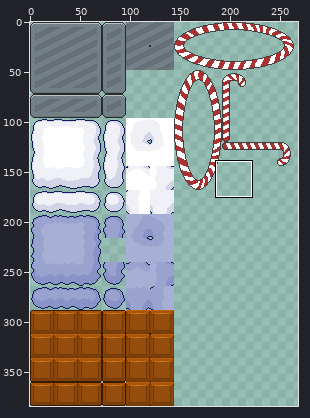
A pixel-art file gets an edit: scenes/tilemap/tilemap.aseprite. The picture above shows the old version from afar; the outline marks the close-up.
Close-up. Old version:
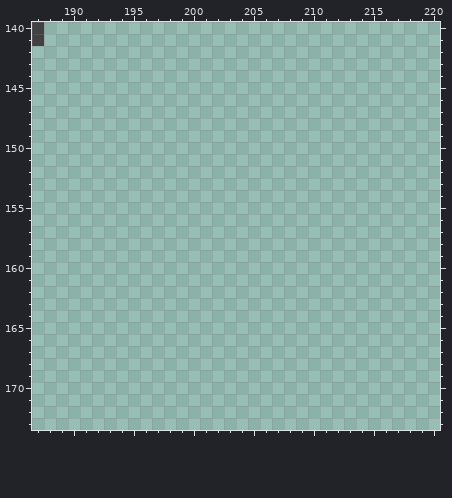
288x384 pixels, 1 frame. Colours within 5 levels of each other are drawn and written as one. Shown: x 187..220, y 140..173. The wide view leaves out empty margins.
The result:
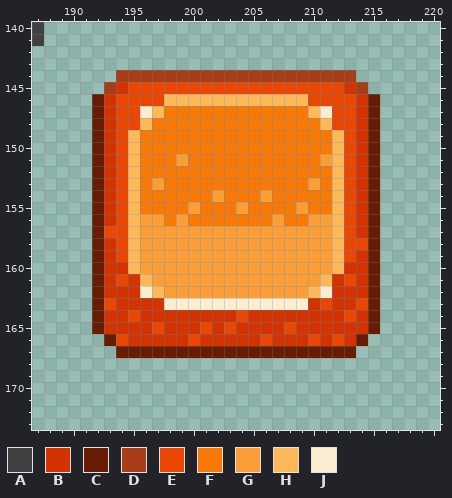
Palette (. is transparent): A #414141  B #d53201  C #681d03  D #a93d17  E #eb4702  F #f97906  G #fb9e35  H #fdb957  J #fbedcf
From old to new:
--- layer "Layer 1"
@@ x 187..220 @@
 143 ..................................
-144 ..................................
-145 ..................................
-146 ..................................
-147 ..................................
-148 ..................................
-149 ..................................
-150 ..................................
-151 ..................................
-152 ..................................
-153 ..................................
-154 ..................................
-155 ..................................
-156 ..................................
-157 ..................................
-158 ..................................
-159 ..................................
-160 ..................................
-161 ..................................
-162 ..................................
-163 ..................................
-164 ..................................
-165 ..................................
-166 ..................................
-167 ..................................
+144 .......DDDDDDDDDDDDDDDDDDDD.......
+145 ......DBEEEEEEEEEEEEEEEEEEBD......
+146 .....CBEEEEHHHHHHHHHHHHEEEEBC.....
+147 .....CBEEJHFFFFFFFFFFFFHJEEBC.....
+148 .....CBEEHFFFFFFFFFFFFFFHEEBC.....
+149 .....CBEHFFFFFFFFFFFFFFFFHEBC.....
+150 .....CBEHFFFFFFFFFFFFFFFFHEBC.....
+151 .....CBEHFFFGFFFFFFFFFFFGHEBC.....
+152 .....CBEHFFFFFFFFFFFFFFFFHEBC.....
+153 .....CBEHFGFFFFFFFFFFFFGFHEBC.....
+154 .....CBEHFFFFFFGFFFGFFFFFHEBC.....
+155 .....CBEHFFFFGFFFGFFFFGFFHEBC.....
+156 .....CBEHGGFGFFFFFFFGFFGGHEBC.....
+157 .....CEEHGGGGGGGGGGGGGGGGHEBC.....
+158 .....CBEHGGGGGGGGGGGGGGGGHEEC.....
+159 .....CBEHGGGGGGGGGGGGGGGGHEBC.....
+160 .....CBBHGGGGGGGGGGGGGGGGHBBC.....
+161 .....CBEBHGGGGGGGGGGGGGGHBEBC.....
+162 .....CBBBJHGGGGGGGGGGGGHJBBBC.....
+163 .....CEBBBBJJJJJJJJJJJJBEBBEC.....
+164 .....CBBEBBBBBBBBEBBBBBBBBEBC.....
+165 .....CBBBBEBBBEBEBBBBEBBBBBBC.....
+166 ......CEBBBBBEBBBBBEBBBEBEBC......
+167 .......CCCCCCCCCCCCCCCCCCCC.......
 168 ..................................
Where, in picture pixels (left, top, right, bottom), the same in both close-ups:
added: (92, 70, 380, 358)
